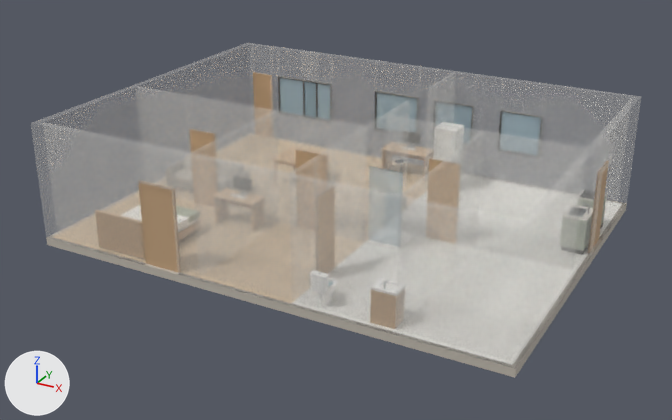
Before and after pictures for a commit that changed the glTF model ha-security/casa-licea.glb.
Both versions are drawn from a 50 mm camera at (16.39, -24.08, 9.99) aimed at (5.91, -5.02, 0.46). Arrows for +X, +Y and +Z are at lower left; the lights stay in place. The older version comes first. Where no turn or scale is listed for an object, it has been applied to the vertices.

Objects in the first picture: 'door:d_front', 'furniture:shower_9', 'slab:slab', 'wall:shell', 'wall:w_bath_e', 'wall:w_bed_e', 'wall:w_bed_n', 'wall:w_hall_e', 'wall:w_kit_s', 'wall:w_live_e', 'window:window_1:frame', 'window:window_1:glass', 'window:window_2:frame', 'window:window_2:glass', 'window:window_3:frame', 'window:window_3:glass', 'window:window_4:frame', 'window:window_4:glass', 'window:window_5:glass' and 6 more.
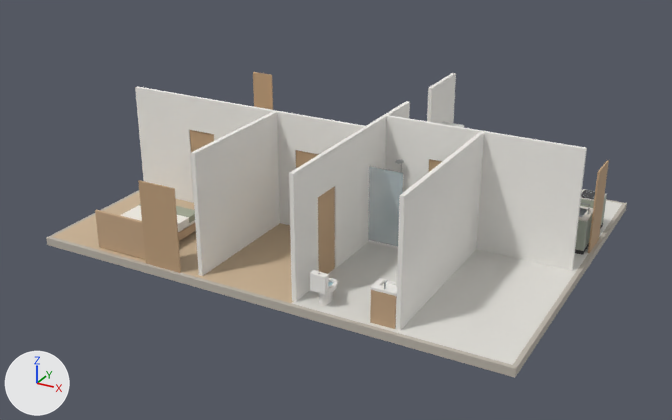
Boxes (x1, y1, x2, y2) around the edits, measured in the pictures (672 x 420 px):
```json
{"object": "wall:shell", "change": "deleted", "before": [31, 43, 641, 369]}
{"object": "wall:w_kit_s", "change": "surface changed", "before": [385, 115, 586, 220], "after": [385, 115, 586, 220]}
{"object": "wall:w_bed_n", "change": "surface changed", "before": [135, 87, 365, 173], "after": [135, 87, 365, 173]}
{"object": "wall:w_bath_e", "change": "surface changed", "before": [400, 132, 484, 212], "after": [400, 132, 484, 212]}
{"object": "wall:w_bed_e", "change": "surface changed", "before": [191, 111, 278, 170], "after": [191, 111, 278, 170]}
{"object": "wall:w_hall_e", "change": "surface changed", "before": [290, 127, 368, 189], "after": [290, 127, 368, 189]}
{"object": "wall:w_live_e", "change": "surface changed", "before": [365, 73, 456, 189], "after": [365, 73, 456, 189]}
{"object": "window:window_1:glass", "change": "deleted", "before": [280, 78, 318, 117]}
{"object": "window:window_3:glass", "change": "deleted", "before": [500, 112, 541, 140]}
{"object": "window:window_2:glass", "change": "deleted", "before": [376, 93, 417, 120]}
{"object": "window:window_4:glass", "change": "deleted", "before": [304, 81, 330, 120]}
{"object": "window:window_5:glass", "change": "deleted", "before": [453, 105, 472, 129]}
{"object": "window:window_1:frame", "change": "deleted", "before": [278, 77, 318, 118]}
{"object": "window:window_3:frame", "change": "deleted", "before": [499, 111, 542, 140], "on screen": "mostly hidden"}
{"object": "window:window_2:frame", "change": "deleted", "before": [375, 92, 417, 120], "on screen": "mostly hidden"}
```

Scene script edits in JSON lines:
```json
{"op": "set", "path": "mat_wall.alpha", "old": "0.15", "new": "1.0"}
{"op": "remove", "block": "ob_wall_shell", "code": ["ob_wall_shell = bpy.data.objects.new('wall:shell', me_wall_shell)", "ob_wall_shell.location = (0.0, 0.0, 0.0)"]}
{"op": "remove", "block": "ob_window_window_1_frame", "code": ["ob_window_window_1_frame = bpy.data.objects.new('window:window_1:frame', me_window_window_1_frame)", "ob_window_window_1_frame.location = (0.0, 0.0, 0.0)"]}
{"op": "remove", "block": "ob_window_window_1_glass", "code": ["ob_window_window_1_glass = bpy.data.objects.new('window:window_1:glass', me_window_window_1_glass)", "ob_window_window_1_glass.location = (0.0, 0.0, 0.0)"]}
{"op": "remove", "block": "ob_window_window_2_frame", "code": ["ob_window_window_2_frame = bpy.data.objects.new('window:window_2:frame', me_window_window_2_frame)", "ob_window_window_2_frame.location = (0.0, 0.0, 0.0)"]}
{"op": "remove", "block": "ob_window_window_2_glass", "code": ["ob_window_window_2_glass = bpy.data.objects.new('window:window_2:glass', me_window_window_2_glass)", "ob_window_window_2_glass.location = (0.0, 0.0, 0.0)"]}
{"op": "remove", "block": "ob_window_window_3_frame", "code": ["ob_window_window_3_frame = bpy.data.objects.new('window:window_3:frame', me_window_window_3_frame)", "ob_window_window_3_frame.location = (0.0, 0.0, 0.0)"]}
{"op": "remove", "block": "ob_window_window_3_glass", "code": ["ob_window_window_3_glass = bpy.data.objects.new('window:window_3:glass', me_window_window_3_glass)", "ob_window_window_3_glass.location = (0.0, 0.0, 0.0)"]}
{"op": "remove", "block": "ob_window_window_4_frame", "code": ["ob_window_window_4_frame = bpy.data.objects.new('window:window_4:frame', me_window_window_4_frame)", "ob_window_window_4_frame.location = (0.0, 0.0, 0.0)"]}
{"op": "remove", "block": "ob_window_window_4_glass", "code": ["ob_window_window_4_glass = bpy.data.objects.new('window:window_4:glass', me_window_window_4_glass)", "ob_window_window_4_glass.location = (0.0, 0.0, 0.0)"]}
{"op": "remove", "block": "ob_window_window_5_glass", "code": ["ob_window_window_5_glass = bpy.data.objects.new('window:window_5:glass', me_window_window_5_glass)", "ob_window_window_5_glass.location = (0.0, 0.0, 0.0)"]}
```
